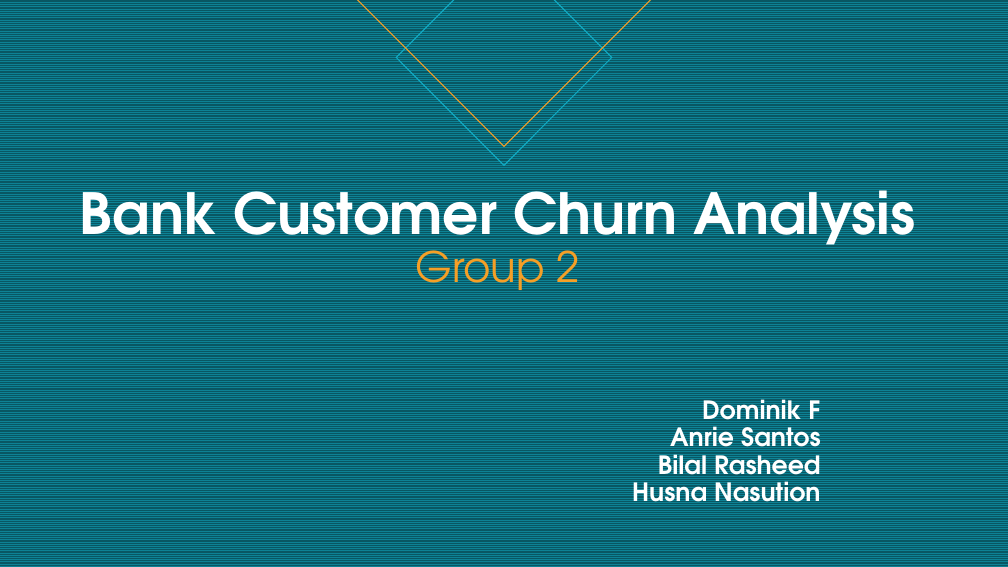
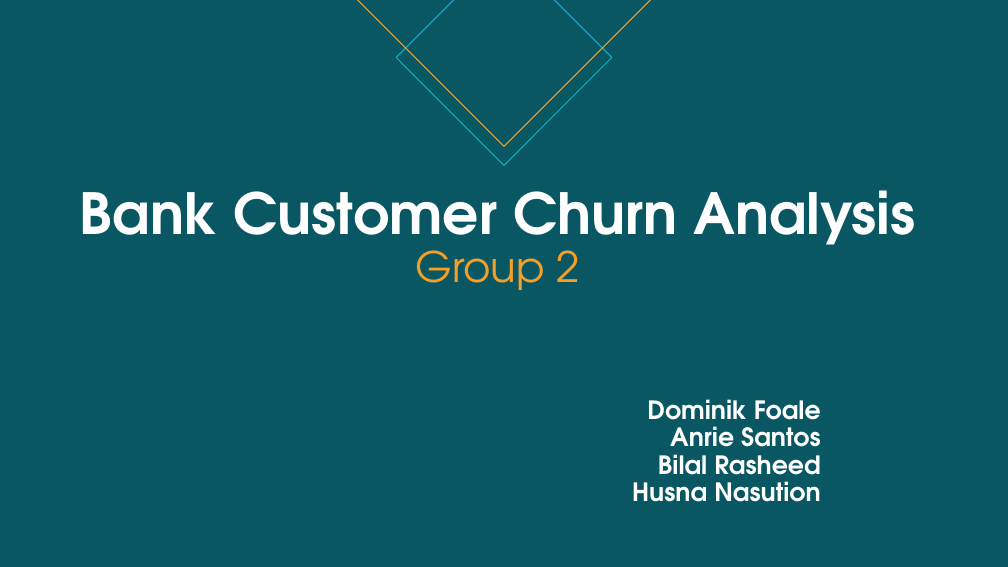
Before and after one commit to rtatat/bank-customer-churn, a slide deck: slide 1 of Bank Customer Churn Analysis.pptx. Drawn at 1008x567 pixels with LibreOffice and Linux fonts; fonts in the diff are those of the drawing. Boxes give left, top, right and bottom in pixels: in the first picture for what was removed or moved away, otherwise in the second. Text is boxed around its words. In the diff, an @@ line names an element or a change of style, - is before the commit and + after.

```diff
--- a/Bank Customer Churn Analysis.pptx
+++ b/Bank Customer Churn Analysis.pptx
@@ background pattern #0D8295 on #085764 to #085763 @@
@@ text at bbox=[647, 399, 821, 430]: text changed @@
-Dominik F
+Dominik Foale
```
Also in this commit, not shown: 4 other slides changed, 8 slides added, 4 slides removed.
